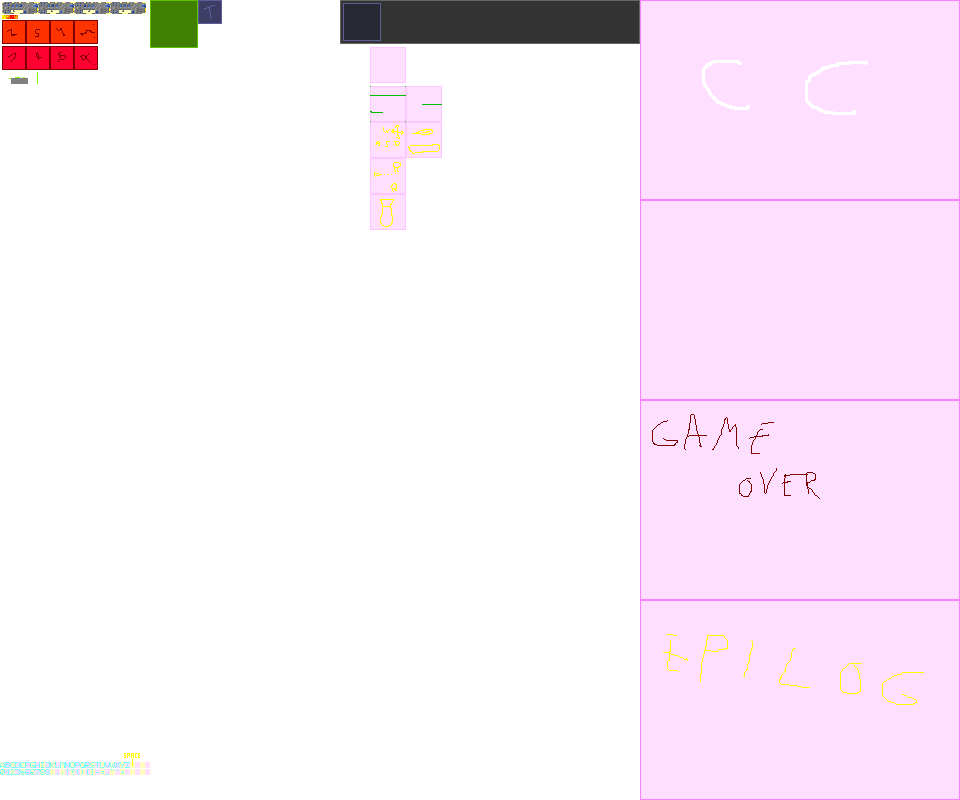
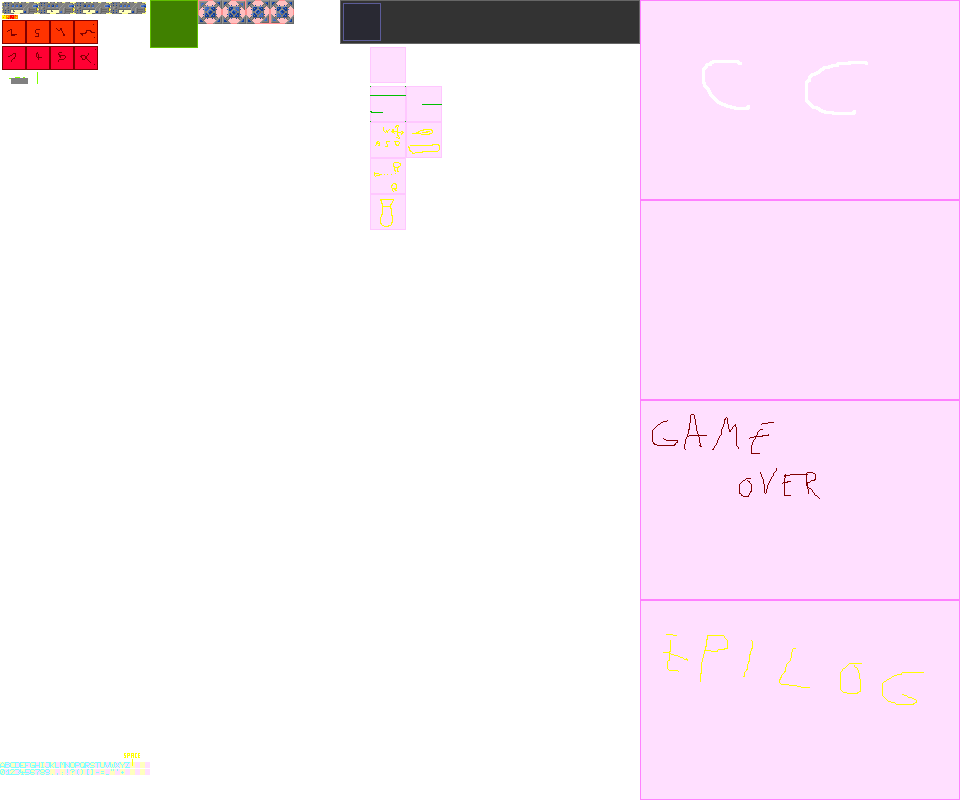
Layers edited between the first and the second 960 × 800 image:
painted on "sprites" over (198, 0, 294, 24)
painted on "helpers" over (198, 0, 294, 24)
